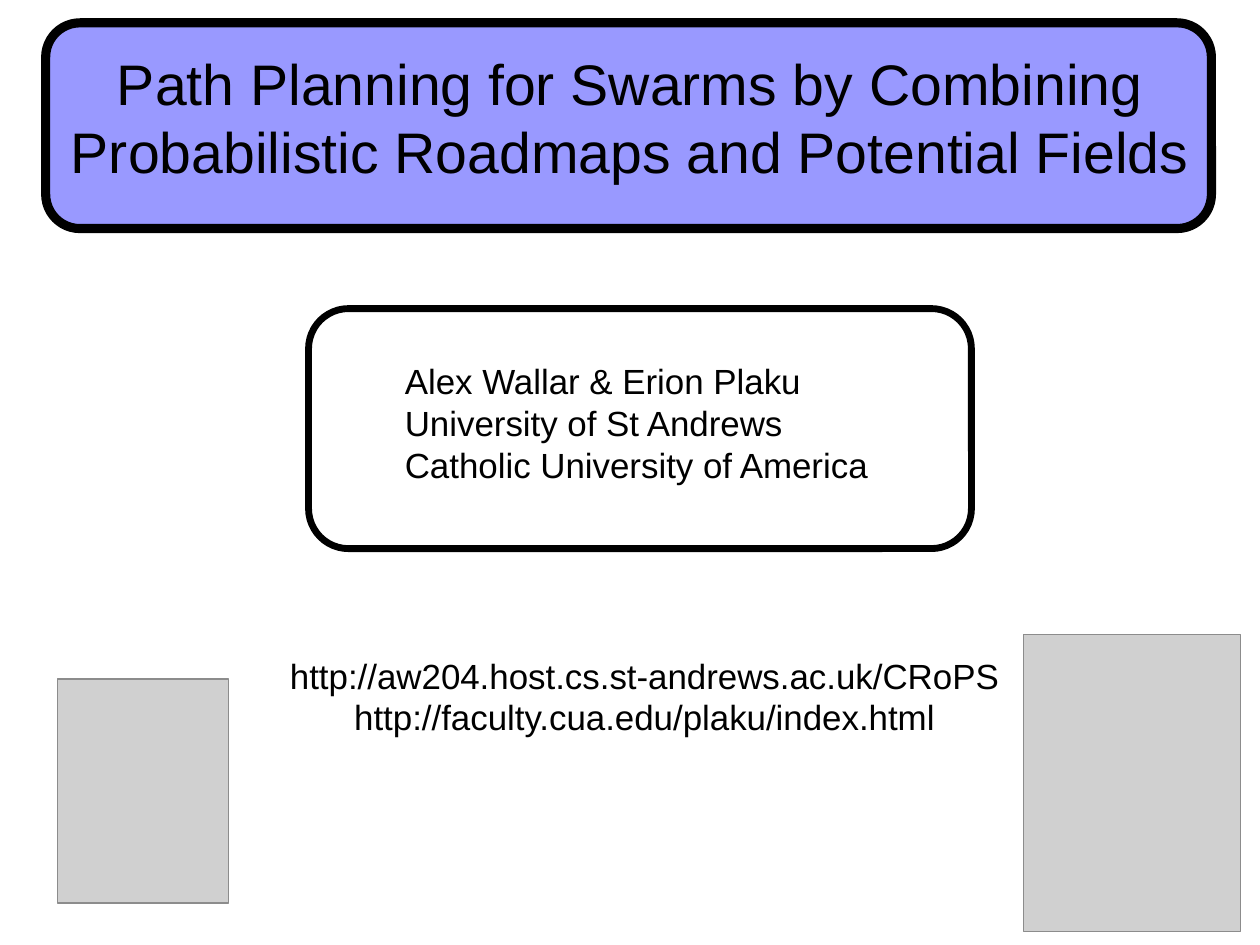
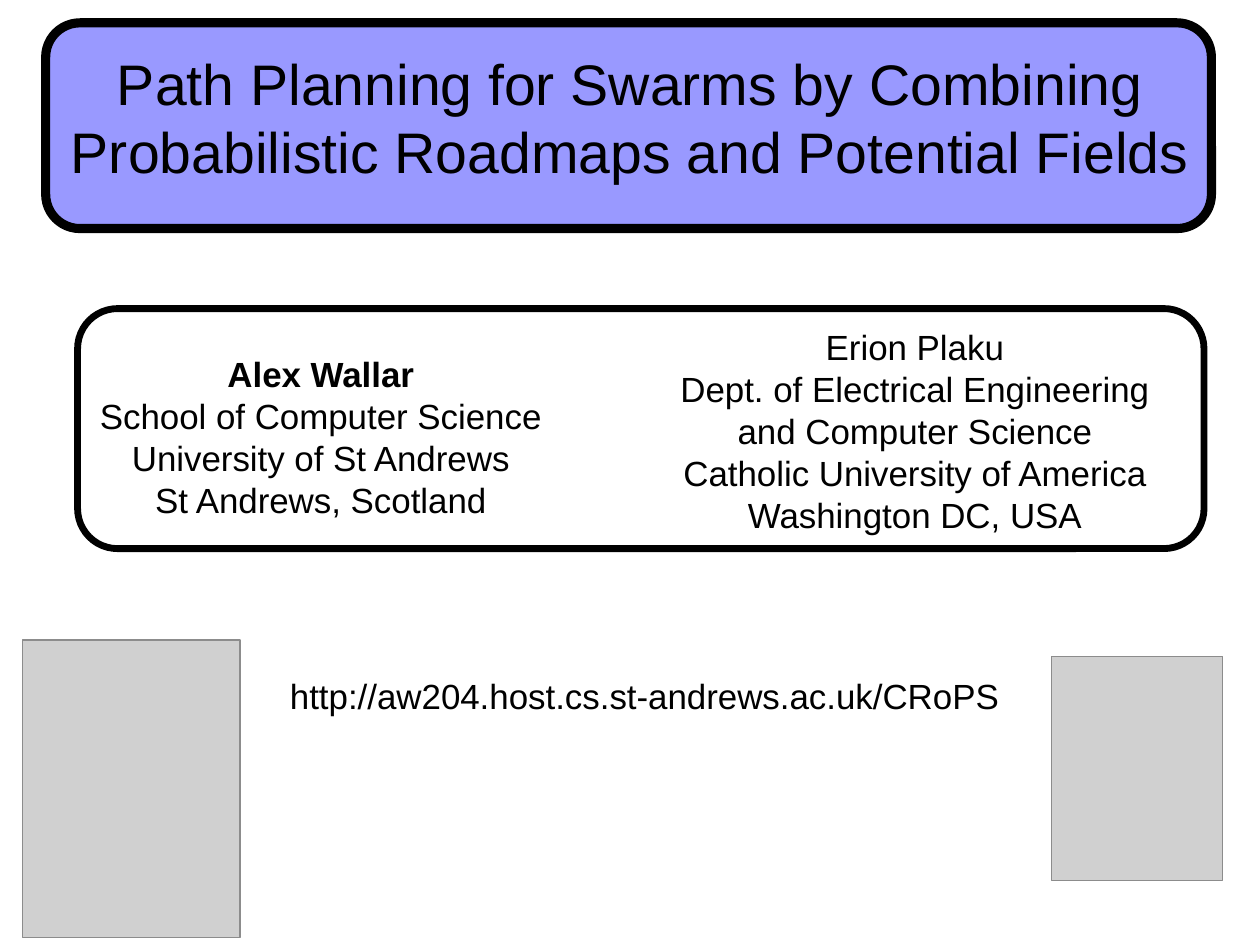
Before and after one commit to a20r/CRoPS, a slide deck: slide 1 of presentation/TalkTAROS2013.odp. Drawn at 1260x945 pixels with LibreOffice and Linux fonts; fonts in the diff are those of the drawing; grey boxes stand for pictures. Boxes give left, top, right and bottom in pixels: in the first picture for what was removed or moved away, otherwise in the second. Text is boxed around its words. In the diff, an @@ line names an element or a change of style, - is before the commit and + after.

Commit message:
Updated presentation with Dr. Plaku's improvements

```diff
--- a/presentation/TalkTAROS2013.odp
+++ b/presentation/TalkTAROS2013.odp
@@ rounded rectangle: place and size @@
-rounded rectangle at (309,309,972,549)
+rounded rectangle at (78,309,1205,549)
@@ text "Alex Wallar": place and size @@
-text "Alex Wallar" at (405,368,868,485)
+text "Alex Wallar" at (100,361,541,518)
@@ text added at (680,334,1149,535), 22 pt, text #000000 @@
+Erion Plaku
+Dept. of Electrical Engineering and Computer Science
+Catholic University of America
+Washington DC, USA
@@ text at (100,361,541,436): text changed @@
-Alex Wallar & Erion Plaku
+Alex Wallar
+School of Computer Science
@@ subtitle "http://aw204.host.cs.st-andrews.ac.uk/CRoPS": place and size @@
-subtitle "http://aw204.host.cs.st-andrews.ac.uk/CRoPS" at (290,663,999,737)
+subtitle "http://aw204.host.cs.st-andrews.ac.uk/CRoPS" at (290,683,999,716)
@@ text at (132,445,510,478): alignment left to centre @@
@@ text at (155,487,487,518): text changed @@
-Catholic University of America
+St Andrews, Scotland
@@ picture: place and size @@
-picture at (1023,635,1241,932)
+picture at (23,640,240,938)
@@ picture: place and size @@
-picture at (57,679,229,903)
+picture at (1052,656,1223,880)
@@ subtitle at (354,704,934,737): paragraph removed @@
-http://faculty.cua.edu/plaku/index.html
```
Also in this commit, not shown: 6 other slides changed, 6 slides added, 1 slide removed, 4 other files.
